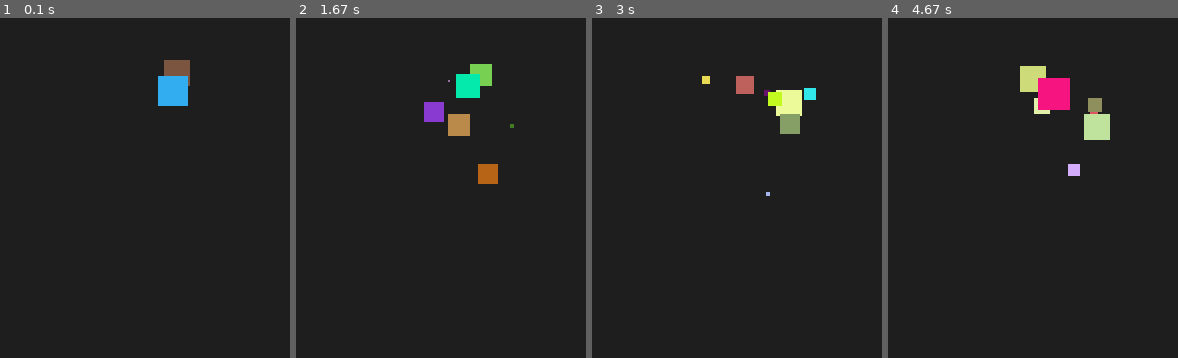
Above: before the commit, frames 1-4 (left to right).
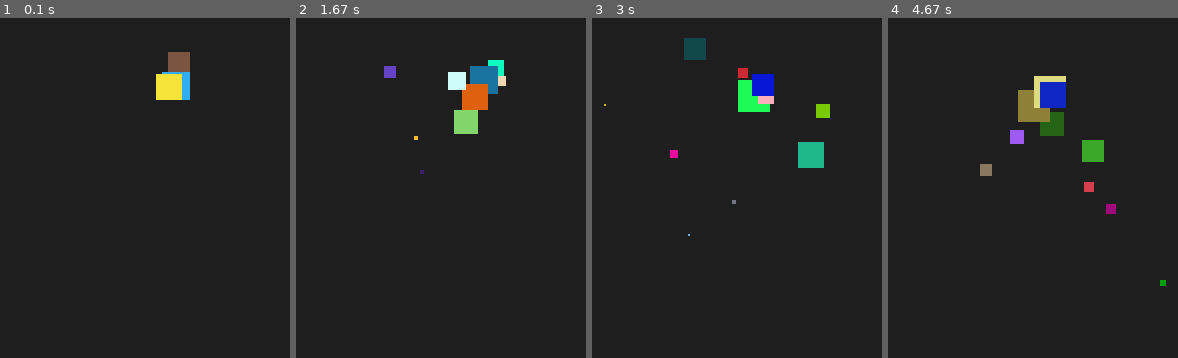
Above: after the commit, the same moments.

Repository: Turpaz/Pygame-Adventure
Game: pygame game, started from particles.py
The game is run twice, just before and just after one commit, with the same random seed, the same clock (stepped at 60 frames per second) and the same inputs.
Inputs:
- Up to frame 1 (0.1 s): no input
- Up to frame 2 (1.67 s): no input
- Up to frame 3 (3 s): no input
- Up to frame 4 (4.67 s): no input

The runs differ from the first frame. In frame 1, 1.2% of the frame differs, in the area x 53-66%, y 10-26%; in frame 2, 3.7%; in frame 3, 4.2%; in frame 4, 4.9%, in the area x 31-96%, y 14-79%.

Commit message:
Update particles.py

Diff:
--- a/particles.py
+++ b/particles.py
@@ -2,10 +2,11 @@
 import sys, random, time
 
 class Particle:
-	def __init__(self, color=[[255, 255, 255], [0, 0, 0]], decrease_by=[0.2, 0.4], follow_mouse=False, pos=[0, 0], radius=[10, 10], rect=False, gravity=0, gray=False):
+	def __init__(self, color=[[255, 255, 255], [0, 0, 0]], decrease_by=[0.2, 0.4], follow_mouse=False, pos=[0, 0], radius=[10, 10], rect=False, gravity=0, gray=False, speed=3):
 		self.particles = []
 
 		self.color = color
+		self.gray = gray
 
 		self.follow_mouse = follow_mouse # position
 		self.pos = pos
@@ -17,7 +18,7 @@
 
 		self.gravity = gravity
 
-		self.gray = gray
+		self.speed = speed
 
 	def emit(self):
 		if self.particles:
@@ -47,8 +48,8 @@
 
 		radius = random.uniform(self.radius[0], self.radius[1])
 
-		direction_x = random.uniform(-3,3)
-		direction_y = random.uniform(-3,3)
+		direction_x = random.uniform(-self.speed, self.speed)
+		direction_y = random.uniform(-self.speed, self.speed)
 
 		color = [0, 0, 0]
 		if self.gray:
@@ -68,12 +69,42 @@
 		particle_copy = [particle for particle in self.particles if particle[1] > 0]
 		self.particles = particle_copy
 
+class ParticleMaster():
+	def __init__(self):
+		self.effects = []
+
+		PARTICLE_EVENT = pg.USEREVENT + 1
+		pg.time.set_timer(PARTICLE_EVENT,40)
+
+	def add_effect(self, color=[[255, 255, 255], [0, 0, 0]], decrease_by=[0.2, 0.4], follow_mouse=False, pos=[0, 0], radius=[10, 10], rect=False, gravity=0, gray=False, speed=3, lifetime=10, spawn_speed=4):
+
+		self.effects.append([Particle(color, decrease_by, follow_mouse, pos, radius, rect, gravity, gray, speed), lifetime, time.time(), spawn_speed, spawn_speed])
+
+		#0 = Particle Obj, 1 = maximum lifetime seconds, 2 = birth seconds, 3 = const spawn speed frames, 4 = time since last spawn frames
+	def update_effects(self):
+		for e in self.effects:
+			e[0].emit() # update
+
+			e[4] += 1 # increase frames since last spawn
+
+			if e[4] >= e[3]: # should spawn a new particle?
+				e[0].add_particles()
+				e[4] = 0
+
+			if time.time() - e[2] > e[1]: # should die?
+				self.effects.remove(e)
+
+
+
+
+
 pg.init()
 screen = pg.display.set_mode((500,500))
 clock = pg.time.Clock()
 
-particle1 = Particle(((0, 0, 0), (255, 255, 255)), (0.2, 0.5), False, (250, 250), (5, 10), True, 0.2, False)
-#particle2 = Particle(screen, 0, 250, 250, (0, 0, 255), 16, False, 1, 1, 1, 2)
+#particle1 = Particle(((0, 0, 0), (255, 255, 255)), (0.2, 0.5), False, (250, 250), (5, 10), True, 0.2, False, 3)
+master = ParticleMaster()
+master.add_effect(((0, 0, 0), (255, 255, 255)), (0.2, 0.5), False, (250, 250), (5, 10), True, 0.2, False, 3, 10, 2)
 
 PARTICLE_EVENT = pg.USEREVENT + 1
 pg.time.set_timer(PARTICLE_EVENT,40)
@@ -84,10 +115,13 @@
 			pg.quit()
 			sys.exit()
 		if event.type == PARTICLE_EVENT:
-			particle1.add_particles()
-			#particle2.add_particles()
+			#particle1.add_particles()
+			pass
 
 	screen.fill((30,30,30))
-	particle1.emit()
+
+	#particle1.emit()
+	master.update_effects()
+
 	pg.display.update()
 	clock.tick(60)
